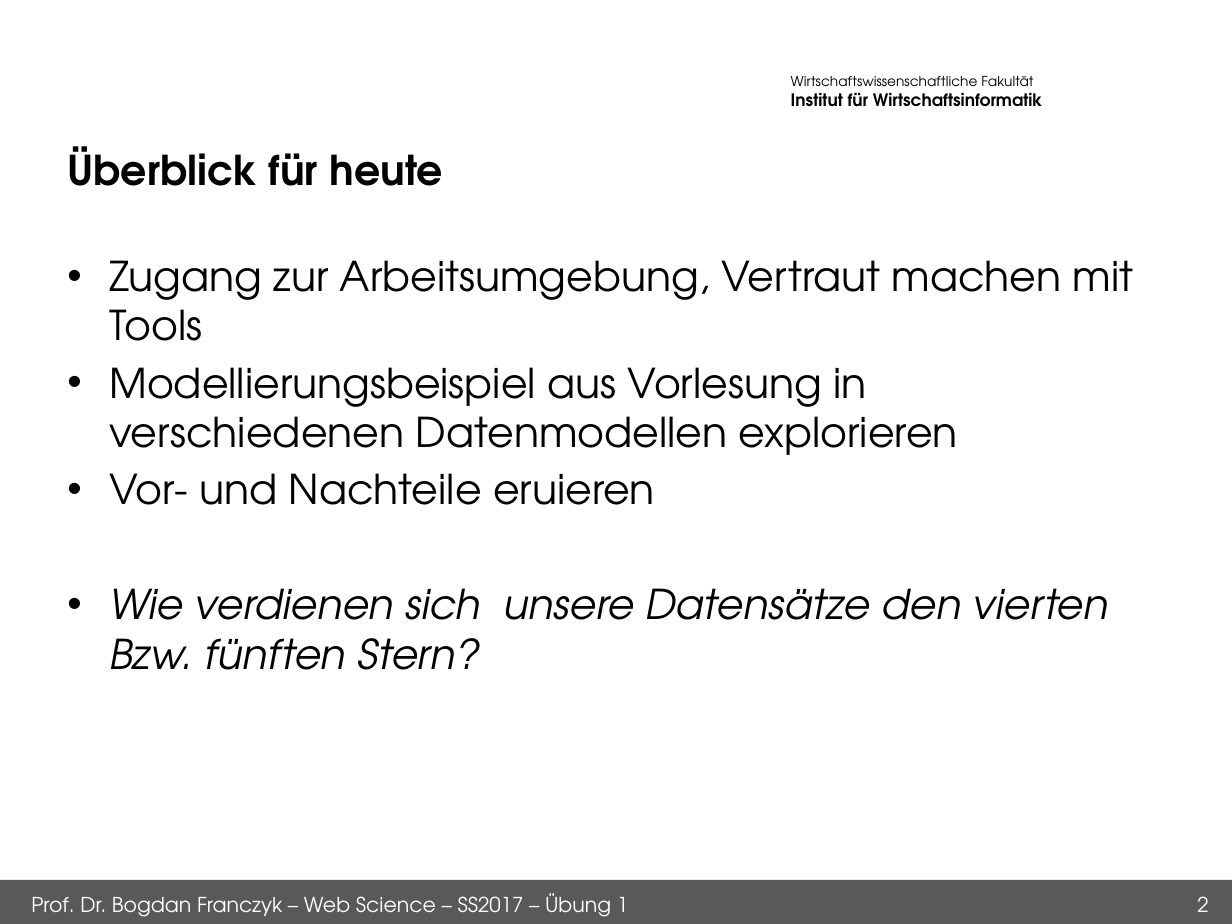
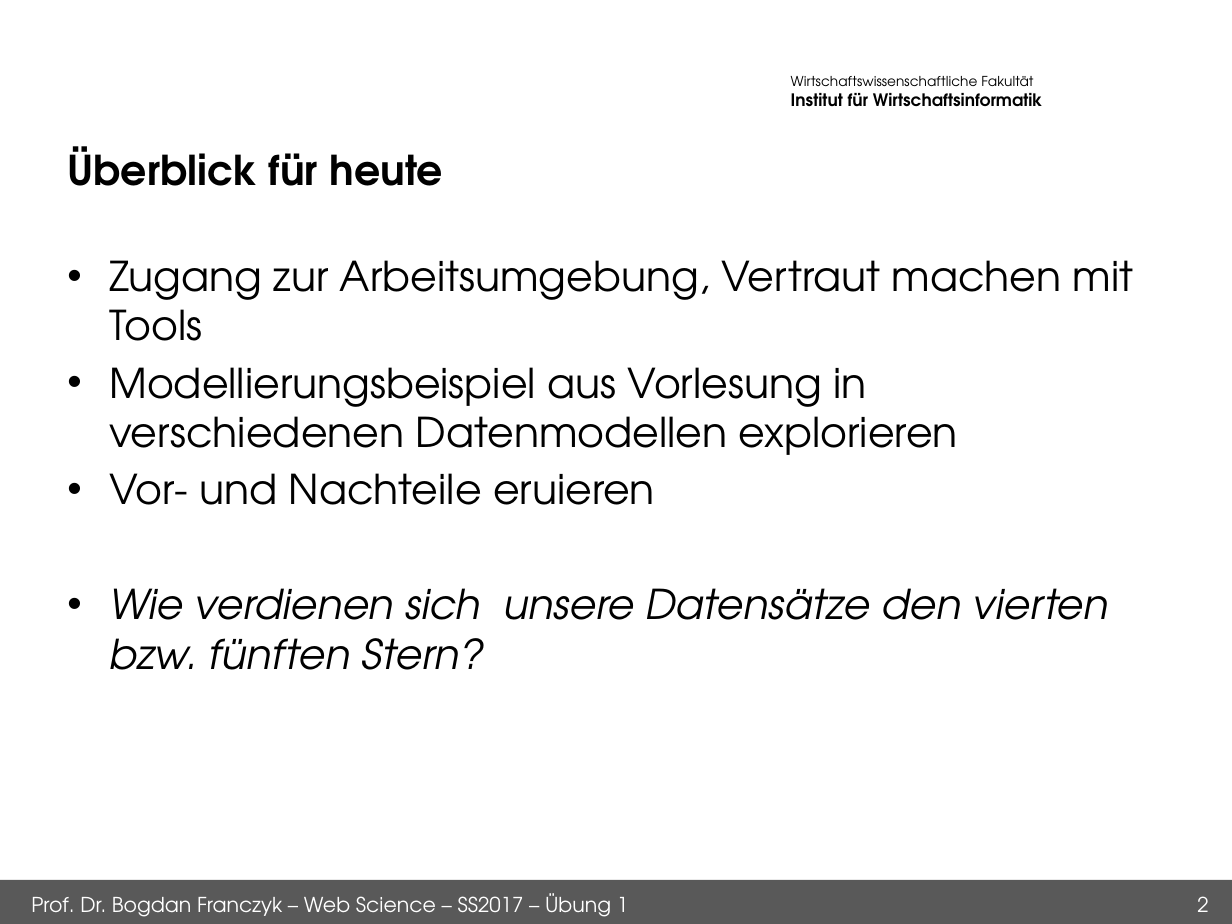
Before and after one commit to dhaeb/ue1_ws, a slide deck: slide 2 of ueb1.odp. Drawn at 1232x924 pixels with LibreOffice and Linux fonts; fonts in the diff are those of the drawing; background and template pictures are left out. Boxes give left, top, right and bottom in pixels: in the first picture for what was removed or moved away, otherwise in the second. Text is boxed around its words. In the diff, an @@ line names an element or a change of style, - is before the commit and + after.

```diff
--- a/ueb1.odp
+++ b/ueb1.odp
@@ text at (109,588,1109,670): text changed @@
-• Wie verdienen sich unsere Datensätze den vierten Bzw. fünften Stern?
+• Wie verdienen sich unsere Datensätze den vierten bzw. fünften Stern?
```
Also in this commit, not shown: 3 other slides changed, 3 other files.
